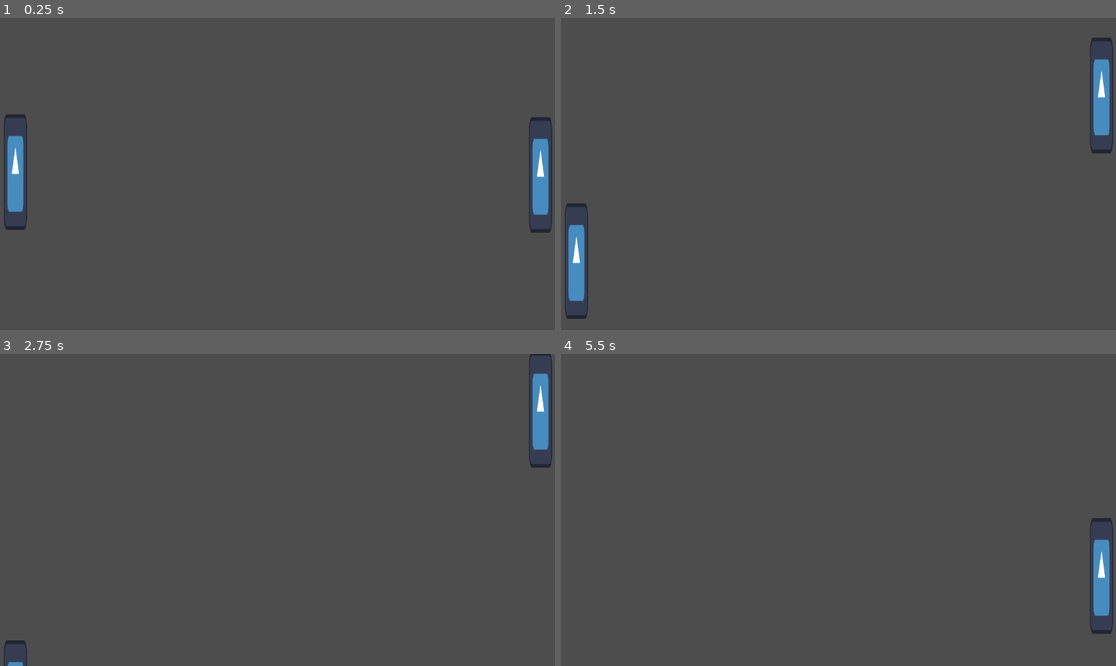
Above: before the commit, frames 1-4 (two rows, left to right).
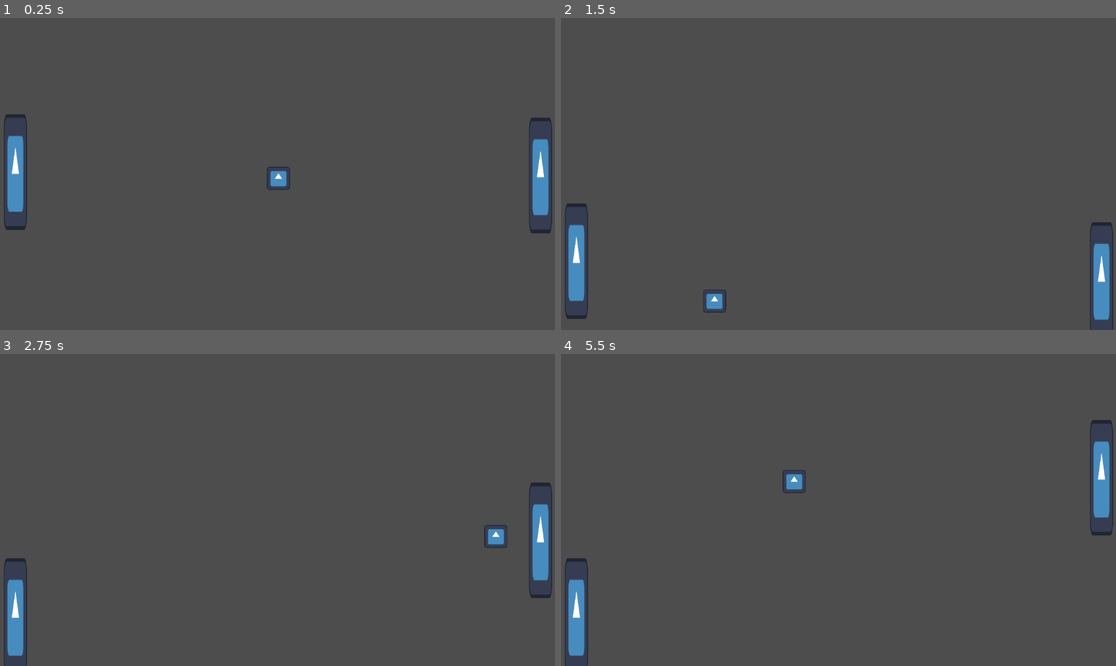
Above: after the commit, the same moments.

Repository: GDYUClub/godot-pong-workshop
Game: Godot game, scene res://src/UI/gameScene/game_scene.tscn
The game is run twice, just before and just after one commit, with the same random seed, the same clock (stepped at 60 frames per second) and the same inputs. The engine's default icon, where the game draws it, is replaced by a stand-in: a white triangle on a blue panel in a dark square.
Inputs:
- Up to frame 1 (0.25 s): no input
- Up to frame 2 (1.5 s): hold Up (upArrow) 0.53-1.28 s; hold S (sKey) 0.53-1.28 s; tap W (wKey) at 0.8, 1.35 s; hold Down (downArrow) from 1.28 s (still down)
- Up to frame 3 (2.75 s): tap S (sKey) at 1.55 s; release Down (downArrow) at 2.03 s; hold Up (upArrow) from 2.03 s (still down); hold S (sKey) from 2.03 s (still down); tap W (wKey) at 2.3 s
- Up to frame 4 (5.5 s): release S (sKey) at 2.78 s; tap W (wKey) at 2.85, 3.8, 4.35, 5.3 s; tap S (sKey) at 3.05, 4.55 s; release Up (upArrow) at 3.53 s; hold S (sKey) 3.53-4.28 s; hold Down (downArrow) from 3.53 s (still down); hold S (sKey) from 5.03 s (still down)

The runs differ from the first frame. In frame 1, 0.2% of the frame differs, in the area x 48-99%, y 38-70%; in frame 2, 2.1%; in frame 3, 3.0%, in the area x 0-100%, y 0-100%; in frame 4, 3.0%.

Commit message:
added ai paddle, started better bounce algo
need to work on restart screen, and graphics

Diff:
--- a/src/UI/gameScene/game_scene.tscn
+++ b/src/UI/gameScene/game_scene.tscn
@@ -1,6 +1,8 @@
-[gd_scene load_steps=2 format=3 uid="uid://dg6g10km007qt"]
+[gd_scene load_steps=4 format=3 uid="uid://dg6g10km007qt"]
 
 [ext_resource type="PackedScene" uid="uid://dxr3ymtt8h808" path="res://src/paddles/paddle.tscn" id="1_fkx51"]
+[ext_resource type="PackedScene" uid="uid://bouwwsntx8iu0" path="res://src/ball/ball.tscn" id="2_0ct1f"]
+[ext_resource type="PackedScene" uid="uid://daxoa812wai4p" path="res://src/block/block.tscn" id="3_6ibb6"]
 
 [node name="GameScene" type="Node2D"]
 
@@ -10,3 +12,21 @@
 
 [node name="paddle2" parent="." instance=ExtResource("1_fkx51")]
 position = Vector2(1122, 326)
+isPlayerControlled = false
+
+[node name="ball" parent="." instance=ExtResource("2_0ct1f")]
+position = Vector2(728, 288)
+
+[node name="block" parent="." instance=ExtResource("3_6ibb6")]
+position = Vector2(576, -40)
+
+[node name="block2" parent="." instance=ExtResource("3_6ibb6")]
+position = Vector2(576, 688)
+
+[node name="block3" parent="." instance=ExtResource("3_6ibb6")]
+position = Vector2(-40, 352)
+rotation = 1.57079
+
+[node name="block4" parent="." instance=ExtResource("3_6ibb6")]
+position = Vector2(1200, 352)
+rotation = 1.57079
--- /dev/null
+++ b/src/ball/ball.gd
@@ -0,0 +1,21 @@
+extends CharacterBody2D
+
+var motion := Vector2(-10,3)
+
+func _physics_process(delta: float) -> void:
+	var col := move_and_collide(motion)
+
+
+# The most basic bounce algo
+#	if col:
+#		print(col)
+#		motion = motion.bounce( col.get_normal() )
+
+# Varied bounces
+	if col:
+		if col.get_collider().is_in_group("paddle"):
+			var diff :float=  (global_position.y - col.get_collider().global_position.y)/360.0
+			var paddleNormal : Vector2 = col.get_normal().rotated( diff )
+			motion = motion.bounce( paddleNormal )
+		else:
+			motion = motion.bounce( col.get_normal() )
--- /dev/null
+++ b/src/ball/ball.tscn
@@ -0,0 +1,17 @@
+[gd_scene load_steps=4 format=3 uid="uid://bouwwsntx8iu0"]
+
+[ext_resource type="Script" path="res://src/ball/ball.gd" id="1_6ukal"]
+[ext_resource type="Texture2D" uid="uid://p3uim87qqnel" path="res://icon.svg" id="1_7dteu"]
+
+[sub_resource type="CircleShape2D" id="CircleShape2D_niwul"]
+radius = 24.0
+
+[node name="ball" type="CharacterBody2D" groups=["ball"]]
+script = ExtResource("1_6ukal")
+
+[node name="Sprite2D" type="Sprite2D" parent="."]
+scale = Vector2(0.375, 0.375)
+texture = ExtResource("1_7dteu")
+
+[node name="CollisionShape2D" type="CollisionShape2D" parent="."]
+shape = SubResource("CircleShape2D_niwul")
--- /dev/null
+++ b/src/block/block.tscn
@@ -0,0 +1,9 @@
+[gd_scene load_steps=2 format=3 uid="uid://daxoa812wai4p"]
+
+[sub_resource type="RectangleShape2D" id="RectangleShape2D_yv8j7"]
+size = Vector2(1248, 48)
+
+[node name="block" type="StaticBody2D"]
+
+[node name="CollisionShape2D" type="CollisionShape2D" parent="."]
+shape = SubResource("RectangleShape2D_yv8j7")
--- a/src/paddles/paddle.gd
+++ b/src/paddles/paddle.gd
@@ -10,15 +10,18 @@
 
 	pass
 
-func getInput() -> Vector2:
-	var r := Vector2.ZERO
-	if isLeft:
-		r = Vector2(0 , Input.get_action_strength("sKey") - Input.get_action_strength("wKey"))
+func getYInput() -> float:
+	var r := 0.0
+	if isPlayerControlled:
+		if isLeft:
+			r = Input.get_action_strength("sKey") - Input.get_action_strength("wKey")
+		else:
+			r =  Input.get_action_strength("downArrow") - Input.get_action_strength("upArrow")
 	else:
-		r = Vector2(0 , Input.get_action_strength("downArrow") - Input.get_action_strength("upArrow"))
-	print(r, name)
+		var ball : CharacterBody2D = get_tree().get_first_node_in_group("ball")
+		r = (ball.global_position.y - global_position.y) / 10.0
 	return r
 
 func _physics_process(delta: float) -> void:
-	velocity = getInput() * SPEED
+	velocity = Vector2(0,getYInput() )* SPEED
 	move_and_slide()
--- a/src/paddles/paddle.tscn
+++ b/src/paddles/paddle.tscn
@@ -6,7 +6,7 @@
 [sub_resource type="RectangleShape2D" id="RectangleShape2D_vw6ii"]
 size = Vector2(48, 240)
 
-[node name="paddle" type="CharacterBody2D"]
+[node name="paddle" type="CharacterBody2D" groups=["paddle"]]
 script = ExtResource("1_5a67r")
 
 [node name="Sprite2D" type="Sprite2D" parent="."]
